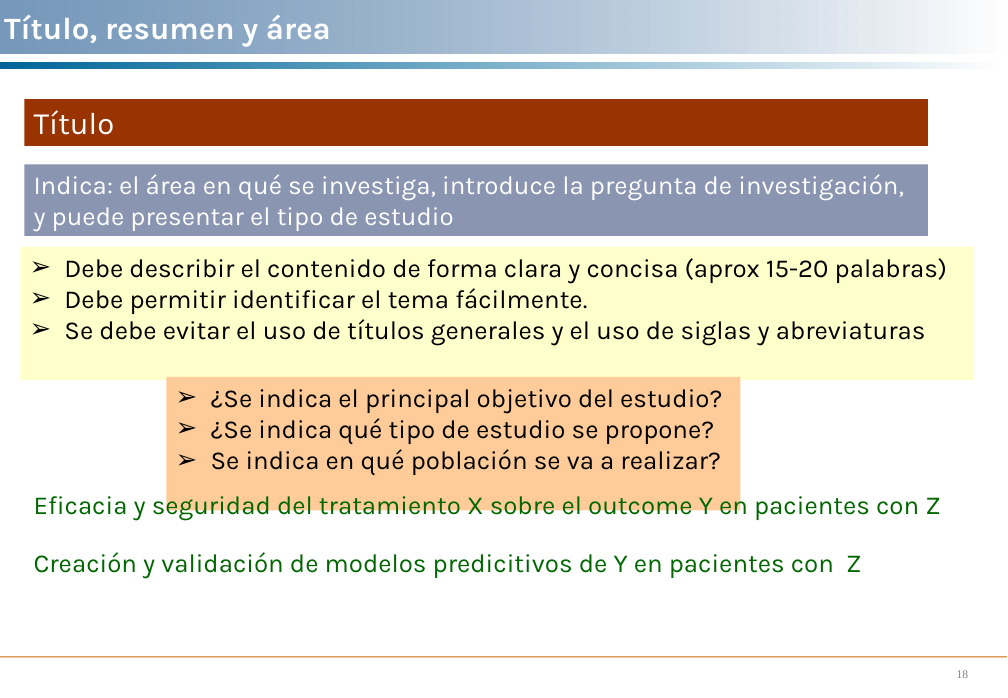
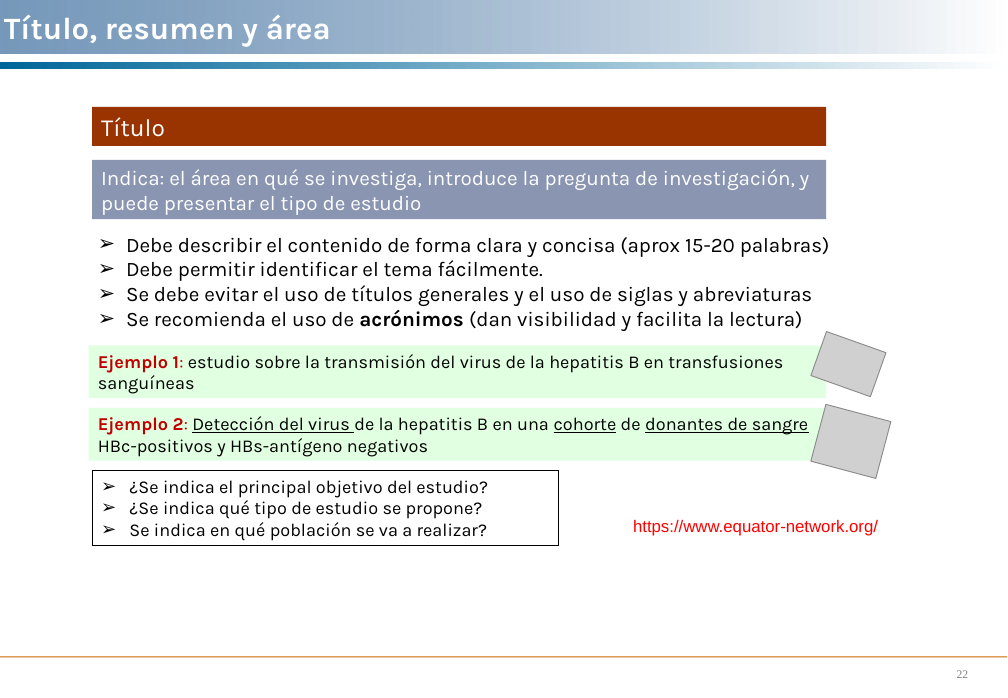
Before and after one commit to ibaitamayo/Taller_PI, a slide deck: slide 22 of Taller 3/Plan de trabajo, cronograma, impacto.ppt (slide 18 before the commit). Drawn at 1008x698 pixels with LibreOffice and Linux fonts; fonts in the diff are those of the drawing; grey boxes stand for pictures. Boxes give left, top, right and bottom in pixels: in the first picture for what was removed or moved away, otherwise in the second. Text is boxed around its words. In the diff, an @@ line names an element or a change of style, - is before the commit and + after.

```diff
--- a/Taller 3/Plan de trabajo, cronograma, impacto.ppt
+++ b/Taller 3/Plan de trabajo, cronograma, impacto.ppt
@@ rectangle "Título": place and size @@
-rectangle "Título" at bbox=[24, 99, 927, 146]
+rectangle "Título" at bbox=[92, 107, 826, 146]
@@ rectangle "Título" at bbox=[92, 107, 826, 146]: size 24 to 19 pt @@
@@ rectangle "Indica: el área en qué ...": place and size @@
-rectangle "Indica: el área en qué ..." at bbox=[24, 165, 927, 236]
+rectangle "Indica: el área en qué ..." at bbox=[92, 160, 826, 219]
@@ rectangle "Indica: el área en qué ..." at bbox=[92, 160, 826, 219]: size 20 to 16 pt @@
@@ text "Debe describir el contenido de ...": place and size @@
-text "Debe describir el contenido de ..." at bbox=[20, 246, 974, 380]
+text "Debe describir el contenido de ..." at bbox=[126, 237, 830, 331]
@@ text "Debe describir el contenido de ..." at bbox=[126, 237, 830, 331]: fill #FFFFCC to none @@
@@ text at bbox=[126, 237, 830, 306]: size 20 to 16 pt in "Debe describir el contenido de forma clara ...", "Debe permitir identificar el tema fácilmente.", "Se debe evitar el uso de títulos ..."; indent changed @@
@@ text at bbox=[126, 310, 802, 331]: paragraph added @@
+➢ Se recomienda el uso de acrónimos (dan visibilidad y facilita la lectura)
@@ rectangle added at bbox=[88, 345, 826, 398], fill #E1FFE1, 14 pt, text #000000 @@
+Ejemplo 1: estudio sobre la transmisión del virus de la hepatitis B en transfusiones sanguíneas
@@ picture added at bbox=[810, 331, 886, 396] @@
@@ rectangle added at bbox=[88, 407, 826, 460], fill #E1FFE1, 14 pt, text #000000 @@
+Ejemplo 2: Detección del virus de la hepatitis B en una cohorte de donantes de sangre HBc-positivos y HBs-antígeno negativos
@@ picture added at bbox=[810, 404, 890, 478] @@
@@ rectangle "¿Se indica el principal objetivo ...": place and size @@
-rectangle "¿Se indica el principal objetivo ..." at bbox=[166, 377, 740, 511]
+rectangle "¿Se indica el principal objetivo ..." at bbox=[92, 470, 558, 544]
@@ rectangle "¿Se indica el principal objetivo ..." at bbox=[92, 470, 558, 544]: size 20 to 14 pt; indent changed; fill #FFCC99 to #FFFFFF; outline none to #000000 0.74 pt @@
@@ text removed at bbox=[34, 491, 940, 521] @@
-Eficacia y seguridad del tratamiento X sobre el outcome Y en pacientes con Z
@@ text added at bbox=[633, 519, 878, 536], 13 pt, text #FF0000 @@
+https://www.equator-network.org/
@@ text removed at bbox=[34, 552, 861, 579] @@
-Creación y validación de modelos predicitivos de Y en pacientes con Z
@@ page number at bbox=[957, 670, 969, 678]: text changed @@
-18
+22
```
Also in this commit, not shown: 10 other slides changed, 11 slides added, 4 slides removed, 33 other files.
